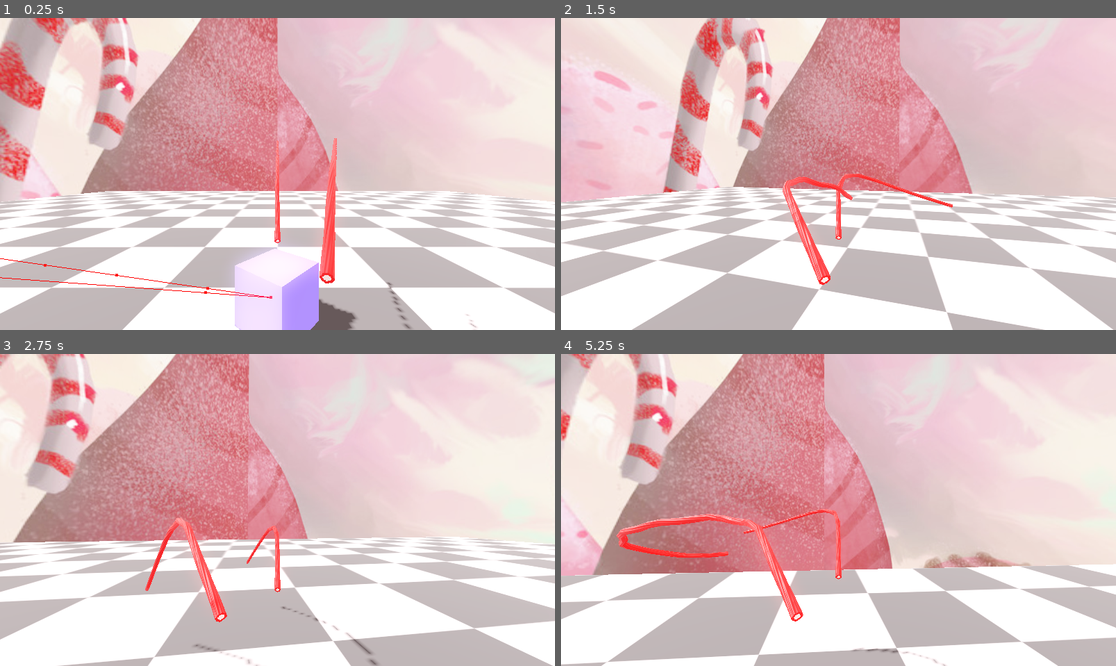
Above: before the commit, frames 1-4 (two rows, left to right).
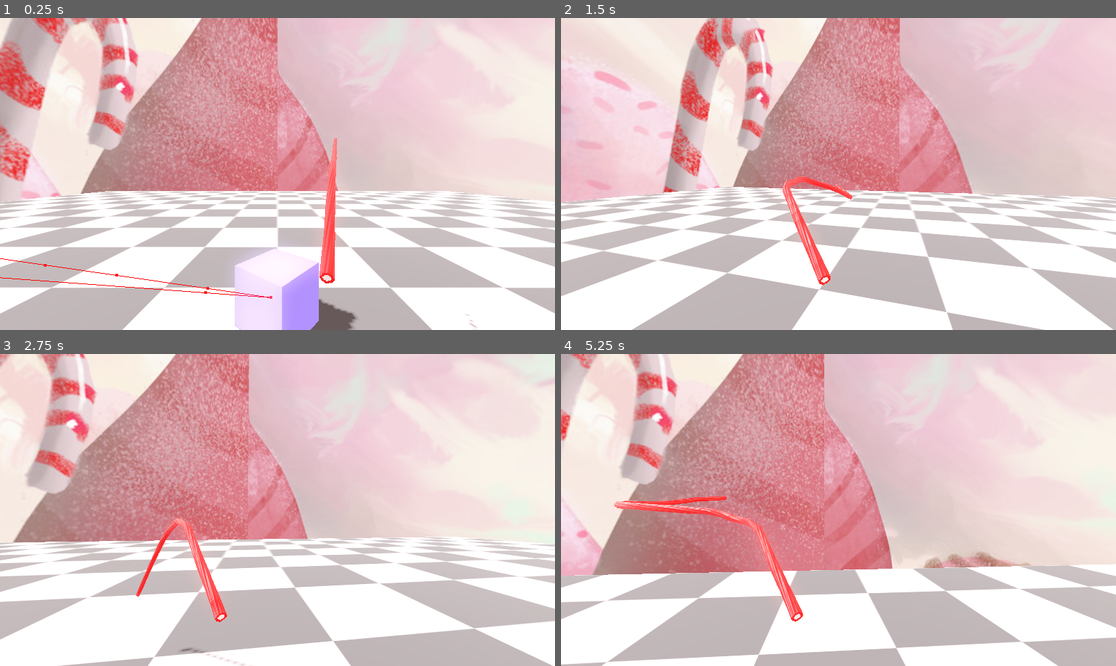
Above: after the commit, the same moments.

Repository: gartenschlaefer/flippin_sweet_deco_hunter
Game: Godot game, scene res://scenes/testing/test_fight.tscn
The game is run twice, just before and just after one commit, with the same random seed, the same clock (stepped at 60 frames per second) and the same inputs. This scene is started directly instead of the project's main scene.
Inputs (mouse positions are in pixels of both pictures, inside the frame that each line leads up to):
- Up to frame 1 (0.25 s): no input
- Up to frame 2 (1.5 s): tap Enter at 0.5 s; move the mouse to (866, 174) at 0.52 s; hold W (forward) from 0.53 s (still down); tap X (interact) at 0.6 s; tap Space (jump) at 0.77 s; move the mouse to (810, 174) at 1.27 s; click (810, 174) at 1.35 s
- Up to frame 3 (2.75 s): keep holding W (forward); tap Space (jump) at 1.52 s; tap X (interact) at 1.55, 2.1 s; move the mouse to (288, 503) at 2.02 s
- Up to frame 4 (5.25 s): keep holding W (forward); move the mouse to (832, 516) at 2.77 s; tap Q at 2.85 s; tap Space (jump) at 3.02, 3.77, 4.52 s; tap X (interact) at 3.05, 3.8, 4.35 s; move the mouse to (877, 513) at 3.52 s; hold E 3.53-4.28 s; move the mouse to (794, 506) at 4.27 s; move the mouse to (844, 510) at 5.02 s; press the mouse at (844, 510) at 5.03 s

The runs differ from the first frame. In frame 1, 0.3% of the frame differs, in the area x 49-75%, y 39-100%; in frame 2, 0.4%; in frame 3, 0.8%; in frame 4, 1.9%, in the area x 9-70%, y 45-100%.

Commit message:
bubaba can get damage

Diff:
--- a/prefabs/bubaba.tscn
+++ b/prefabs/bubaba.tscn
@@ -71,8 +71,9 @@
 corner_radius_bottom_left = 5
 expand_margin_bottom = 2.0
 
-[node name="bubaba" type="CharacterBody3D" groups=["enemies"]]
+[node name="bubaba" type="CharacterBody3D" node_paths=PackedStringArray("health_bar") groups=["enemies"]]
 script = ExtResource("1_t54ac")
+health_bar = NodePath("healthbar_view/SubViewport/healthbar_panel/healthbar")
 
 [node name="anim" type="AnimatedSprite3D" parent="."]
 transform = Transform3D(1, 0, 0, 0, 1, 0, 0, 0, 1, 0, 2.05269, 0)
--- a/scenes/testing/test_fight.tscn
+++ b/scenes/testing/test_fight.tscn
@@ -1,9 +1,8 @@
-[gd_scene load_steps=20 format=3 uid="uid://db57cwqsyrrgh"]
+[gd_scene load_steps=19 format=3 uid="uid://db57cwqsyrrgh"]
 
 [ext_resource type="Script" uid="uid://dns54tk8vh73o" path="res://scripts/test_camera_slide.gd" id="1_px7tl"]
 [ext_resource type="Texture2D" uid="uid://lo82ex7pt7r4" path="res://art/brent-minehan-candyland.jpg" id="2_8sifd"]
 [ext_resource type="PackedScene" uid="uid://cs6jw26dvr3ym" path="res://prefabs/fp_player.tscn" id="5_wbnfk"]
-[ext_resource type="PackedScene" uid="uid://bp324u76hfyw3" path="res://prefabs/licorice_whip.tscn" id="6_x5myt"]
 [ext_resource type="Texture2D" uid="uid://cdj3wfayh7nda" path="res://art/raster_dark.png" id="8_60scx"]
 [ext_resource type="PackedScene" uid="uid://w1uqnm545mln" path="res://prefabs/bubaba.tscn" id="9_y5mb3"]
 
@@ -122,6 +121,3 @@
 
 [node name="fp_player" parent="." instance=ExtResource("5_wbnfk")]
 transform = Transform3D(1, 0, 0, 0, 1, 0, 0, 0, 1, 0, 1, 4.496806)
-
-[node name="LicoriceWhip" parent="fp_player" instance=ExtResource("6_x5myt")]
-transform = Transform3D(1, 0, 0, 0, 0.49999997, 0.86602545, 0, -0.86602545, 0.49999997, 0, 1.2650576, -1.6241736)
--- a/scripts/bubaba.gd
+++ b/scripts/bubaba.gd
@@ -4,12 +4,14 @@
 class_name Bubaba extends CharacterBody3D
 
 # refs
+@export var health_bar: ProgressBar
 @onready var nav_agent = $NavigationAgent3D
 @onready var anim: AnimatedSprite3D = $anim
 
 # vars
 var player_in_reach = false
 var hit_cooldown_timer: Timer = null
+var is_ko = false
 
 # const
 const speed = 2.0
@@ -17,21 +19,96 @@
 const anim_normal_idle = &"normal_idle"
 const anim_evil_idle = &"evil_idle"
 const hit_cooldown_time = 2.0
+const whip_damage_to_be_taken = 50.0
 
 
 func _ready():
 
-	# settup
+	# setup
 	player_in_reach = false
+	is_ko = false
+
+	# set init value
+	health_bar.set_value(100)
 
 
 func _physics_process(_delta):
+
+	# k.o.
+	if is_ko:
+		move_and_slide()
+		return
 
 	# to new location
 	nav_agent.set_velocity((nav_agent.get_next_path_position() - self.global_transform.origin).normalized() * speed)
 
 	# player interaction
-	_player_interaction()
+	self._player_interaction()
+
+	# weapon interaction
+	self._weapon_interaction()
+
+
+func take_damage(collision: KinematicCollision3D):
+
+	# got hit -> hit cooldown timer
+	if not hit_cooldown_timer == null: return
+
+	# create timer
+	hit_cooldown_timer = Timer.new()
+	add_child(hit_cooldown_timer)
+	hit_cooldown_timer.timeout.connect(self._on_hit_cooldown_timer_timeout)
+	hit_cooldown_timer.wait_time = hit_cooldown_time
+	hit_cooldown_timer.start()
+
+	# hit vector + velocity
+	var hit_vector = (self.global_transform.origin - collision.get_position())
+	hit_vector.y = 0.0
+	velocity = velocity + hit_vector.normalized() * 20.0
+
+	# decrease health
+	health_bar.set_value(health_bar.get_value() - whip_damage_to_be_taken)
+
+	# not dead yet
+	if health_bar.get_value(): return
+	self.bubaba_set_to_ko()
+
+
+func bubaba_set_to_ko():
+
+	# k.o. mode
+	is_ko = true
+
+	# end velocity
+	nav_agent.set_velocity(Vector3.ZERO)
+
+	# todo:
+	# set ko anim
+
+
+func update_target_position(target_position):
+
+	# target position
+	nav_agent.set_target_position(target_position)
+
+
+# --
+# private functions
+
+func _player_interaction():
+
+	# player in reach case -> is evil
+	if not player_in_reach: return
+
+	# skip
+	if nav_agent.distance_to_target() < evil_to_normal_distance: return
+
+	# to normal
+	anim.set_animation(anim_normal_idle)
+	player_in_reach = false
+
+
+func _weapon_interaction():
 
 	# weapon interactions
 	for i in range(get_slide_collision_count()):
@@ -47,53 +124,12 @@
 		self.take_damage(collision)
 
 
-func take_damage(collision: KinematicCollision3D):
-
-	# got hit -> hit cooldown timer
-	if not hit_cooldown_timer == null: return
-
-	# create timer
-	hit_cooldown_timer = Timer.new()
-	add_child(hit_cooldown_timer)
-	hit_cooldown_timer.timeout.connect(self._on_hit_cooldown_timer_timeout)
-	hit_cooldown_timer.wait_time = hit_cooldown_time
-	hit_cooldown_timer.start()
-
-	#var hit_vector = (collision.get_position() - self.global_transform.origin)
-	var hit_vector = (self.global_transform.origin - collision.get_position())
-	hit_vector.y = 0.0
-	hit_vector = hit_vector.normalized()
-	#nav_agent.set_velocity(hit_vector * 50.0)
-	#velocity = velocity + hit_vector * 10.0
-	velocity = velocity + hit_vector * 20.0
-
-
-func _player_interaction():
-
-	# player in reach case -> is evil
-	if not player_in_reach: return
-
-	# skip
-	if nav_agent.distance_to_target() < evil_to_normal_distance: return
-
-	# to normal
-	anim.set_animation(anim_normal_idle)
-	player_in_reach = false
-
-
-func update_target_position(target_position):
-
-	# target position
-	nav_agent.set_target_position(target_position)
-
-
 func _on_navigation_agent_3d_target_reached() -> void:
 
 	# skip
 	if player_in_reach: return
 	player_in_reach = true
 	anim.set_animation(anim_evil_idle)
-	print("player in reach!!!")
 
 
 func _on_navigation_agent_3d_velocity_computed(safe_velocity: Vector3) -> void:
